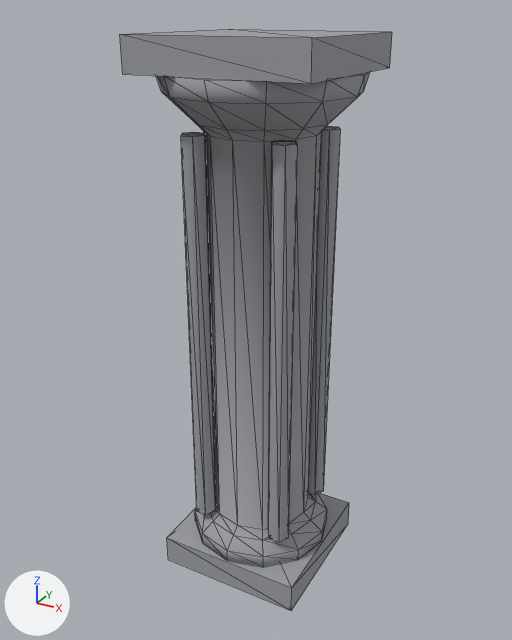
The FBX model Assets/HollowCurrent/Resources/Castle/Column.fbx as it was, and as the next commit left it.
Before and after are seen from a 50 mm lens placed at (1.81, -3.36, 3.31), pointed at (-0.04, 0.0, 1.63). Every picture has the same lights, and +X, +Y and +Z are marked at lower left. The picture after the commit comes second. Mesh edges are drawn as thin lines. Where no turn or scale is listed for an object, it has been applied to the vertices.

Objects in the first picture: 'Column'.
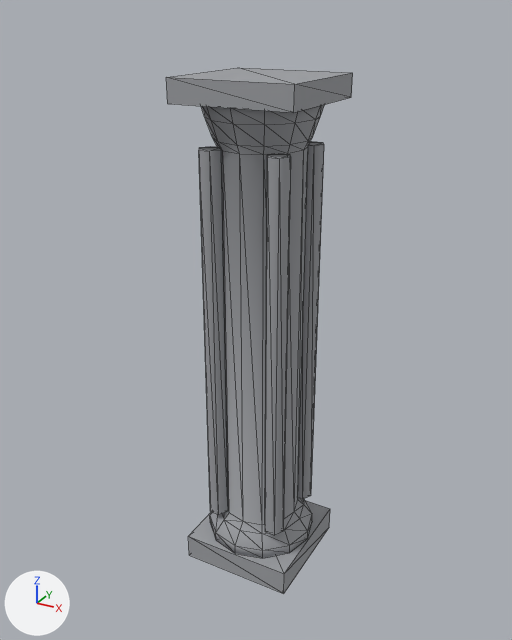
What changed in the scene script:
```text
Change me_column:
    used by ob_column; location = (0.0, 0.0, 0.0)
    remove me_column.from_pydata(...)  # 162 vertices, 296 faces; spans x -0.55..0.55, y -0.55..0.55, z 0.0..3.2
    add me_column.from_pydata(...)  # 162 vertices, 296 faces; spans x -0.35..0.35, y -0.35..0.35, z 0.0..3.0
    me_column part 1: the loose piece of 8 vertices spanning x -0.45..0.45, y -0.45..0.45, z 0.0..0.18 is scaled about the mesh origin by (0.778, 0.778, 0.889)
    me_column part 2: the loose piece of 12 vertices spanning x 0.19..0.33, y 0.2..0.32, z 0.36..2.72 is scaled about its middle by (0.952, 0.952, 0.976), then moved by (-0.06, -0.06, -0.05)
    me_column part 3: the loose piece of 12 vertices spanning x -0.33..-0.19, y -0.32..-0.2, z 0.36..2.72 is scaled about its middle by (0.952, 0.952, 0.976), then moved by (0.06, 0.06, -0.05)
    me_column part 4: the loose piece of 12 vertices spanning x 0.19..0.33, y -0.32..-0.2, z 0.36..2.72 is scaled about its middle by (0.952, 0.952, 0.976), then moved by (-0.06, 0.06, -0.05)
    me_column part 5: the loose piece of 8 vertices spanning x -0.5..0.5, y -0.5..0.5, z 3.02..3.2 is scaled about its middle by (0.7, 0.7, 0.691), then moved by (0.0, 0.0, -0.17)
    me_column part 6: 98 of 162 vertices moved; they spanned x -0.55..0.55, y -0.55..0.55, z 0.18..3.02 and now span x -0.34..0.34, y -0.34..0.34, z 0.16..2.88; mean shift (0.0, 0.0, -0.07); largest move (0.0, 0.55, 3.02) -> (0.0, 0.33, 2.88)
    other edits to the shape of me_column do not show in these pictures
```

Changed parts and their boxes (x1, y1, x2, y2) in the pictures (512 x 640 px; the box of a moved part takes in the faces that stretch with it):
'Column', reshaped (31% narrower, 10% shorter)
    before: (120, 29, 392, 611)
    after: (166, 68, 353, 594)
part 1 of me_column, moved or reshaped
    before: (167, 493, 349, 611)
    after: (188, 501, 330, 594)
part 2 of me_column, moved or reshaped
    before: (308, 126, 340, 494)
    after: (298, 142, 324, 499)
part 3 of me_column, moved or reshaped
    before: (181, 132, 216, 515)
    after: (199, 147, 228, 514)
part 4 of me_column, moved or reshaped
    before: (268, 141, 298, 542)
    after: (265, 154, 291, 535)
part 5 of me_column, moved or reshaped
    before: (120, 29, 392, 84)
    after: (166, 68, 353, 113)
part 6 of me_column, moved or reshaped
    before: (156, 72, 370, 567)
    after: (201, 105, 324, 558)
